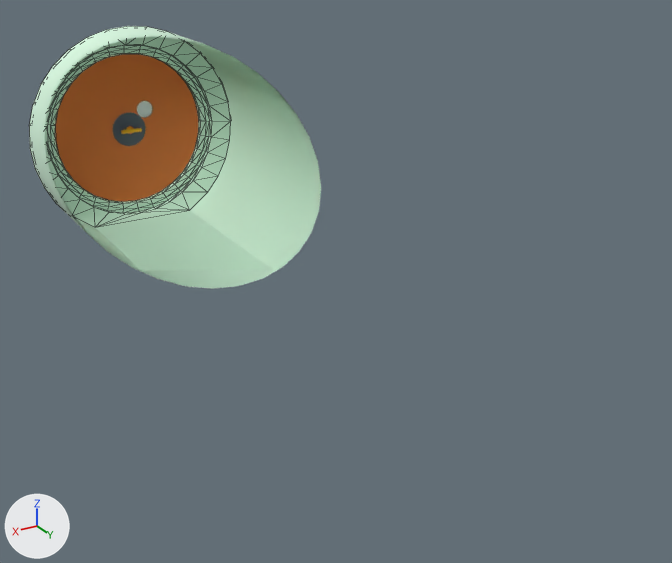
Two versions of the glTF model Assets/Airlock/Airlock.glb, one commit apart.
Before and after are seen from a camera (50 mm lens) standing at (0.58, 0.711, 0.448) and looking at (-0.088, -0.402, -0.108). Every picture has the same lights, and +X, +Y and +Z are marked at lower left. Mesh edges are drawn as thin lines on the coarser meshes. Everything nearer to the camera than a plane just in front of the edit is cut away. Objects named as collision shapes, trigger or cutter boxes, shadow casters or lower levels of detail are left out. Where no turn or scale is listed for an object, it has been applied to the vertices.

Objects in the first picture: 'AirlockDoor2', 'AirlockStructure'.
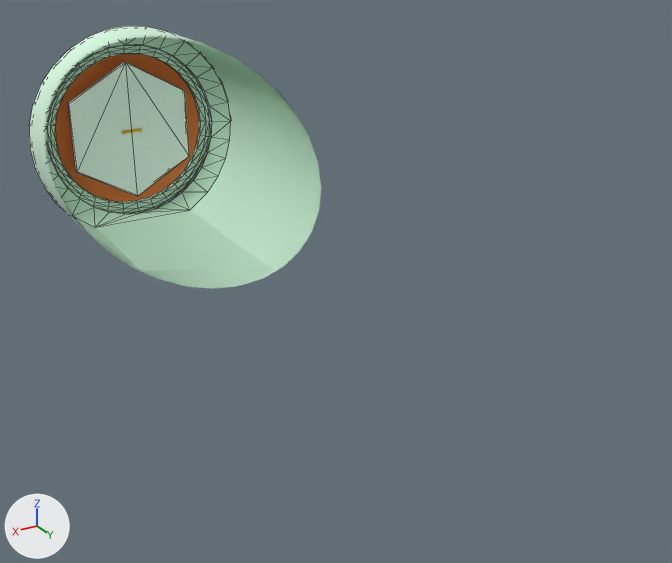
Edits to the bpy script that builds the scene:
```text
Add mat_pumpkin:
    mat_pumpkin = principled_material('Pumpkin')
    mat_pumpkin.base_color = (1.0, 1.0, 1.0)  # white #ffffff
    mat_pumpkin.metallic = 1.0
    mat_pumpkin.roughness = 1.0
Add me_cylinder_003:
    me_cylinder_003.from_pydata(...)  # a 6-sided cylinder along y spanning x -0.274..-0.043, y 0.017..0.027, z -0.133..0.133
    me_cylinder_003.materials.append(mat_pumpkin)  # white #ffffff
Add ob_airlockdoor2_col:
    ob_airlockdoor2_col = bpy.data.objects.new('AirlockDoor2_Col', me_cylinder_003)
    ob_airlockdoor2_col.location = (0.159, -1.057, 0.0)
```

Boxes [x1, y1, x2, y2] around the edits, measured in the pictures (672 x 563 px):
'AirlockDoor2_Col', added: after [68, 61, 189, 196]
'AirlockDoor2', unchanged, covered by the edit: [55, 54, 199, 202] in both
